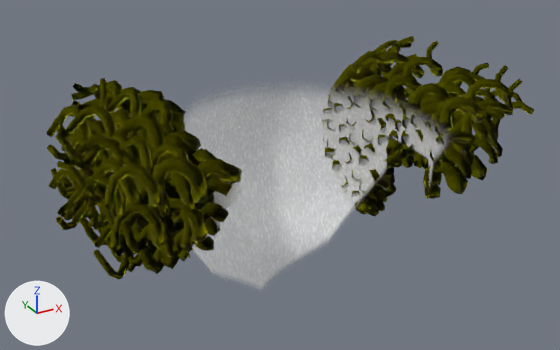
Renders of the glTF model public/avatar/items/hair_clown.glb from each side of a commit.
Before and after are seen from a camera (50 mm lens) standing at (-0.158, -0.367, 1.221) and looking at (0.048, 0.006, 1.034). Lighting does not change. The marker at lower left points along +X, +Y and +Z. The older version comes first. Vertices at exactly the same position are counted once.

In view in the first picture: 'hair_clown_coils', 'hair_clown_coils.001', 'hair_clown_scalp'.
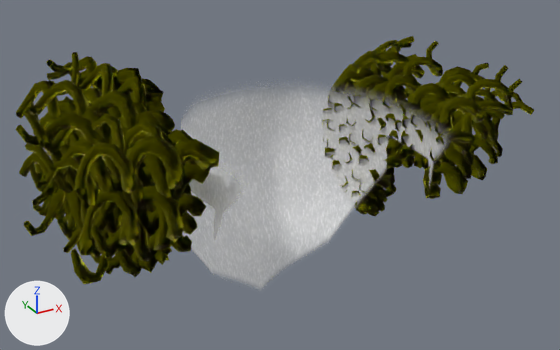
The newer file adds a shape key; the second version is drawn at full value of the shape key 'style_toon' of 'hair_clown_coils.001', and the change is written as the vertex moves it makes.

Pixel boxes [x1, y1, x2, y2] of what changed, in the pictures (560 x 350 px):
'hair_clown_coils.001', reshaped (15% taller): before [46, 78, 242, 280]; after [16, 52, 219, 284]

What the commit changed:
me_hair_clown_coils_001 is used by ob_hair_clown_coils_001; location (0.0, 0.0, 0.0).
me_hair_clown_coils_001 had 6535 vertices, 12400 faces and spanned x -0.0909..0.0037, y -0.0733..0.071, z 0.9803..1.1034.
me_hair_clown_coils_001 now has 6535 vertices, 12400 faces and spans x -0.106..-0.0051, y -0.0741..0.0795, z 0.9775..1.1169.
me_hair_clown_coils_001 part 1: 6535 of 6535 vertices moved; they spanned x -0.0909..0.0037, y -0.0733..0.071, z 0.9803..1.1034 and now span x -0.106..-0.0051, y -0.0741..0.0795, z 0.9775..1.1169; mean shift (-0.0114, 0.0067, 0.0055).
